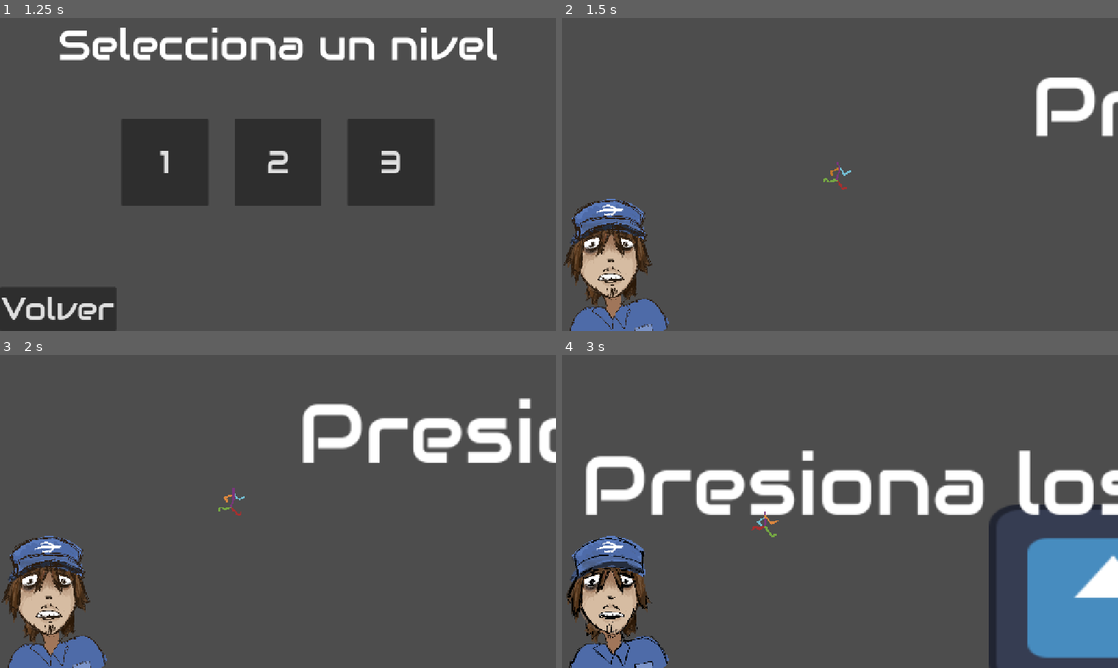
Above: before the commit, frames 1-4 (two rows, left to right).
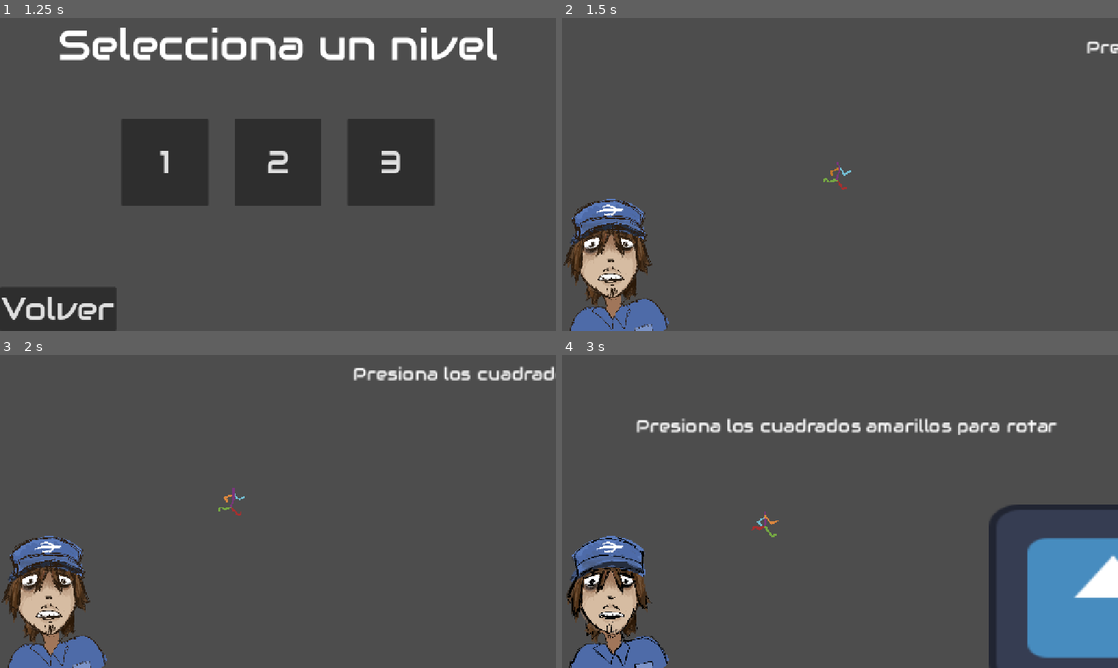
Above: after the commit, the same moments.

Repository: ActivePowah/ONIET-30-ODV
Game: Godot game, scene res://interfaz/menu.tscn
The game is run twice, just before and just after one commit, with the same random seed, the same clock (stepped at 60 frames per second) and the same inputs. The engine's default icon, where the game draws it, is replaced by a stand-in: a white triangle on a blue panel in a dark square. Sound files missing from this copy of the repository are replaced by a short silence.
Inputs (mouse positions are in pixels of both pictures, inside the frame that each line leads up to):
- Up to frame 1 (1.25 s): click "Jugar" at 0.5 s
- Up to frame 2 (1.5 s): click "1" at 1.25 s
- Up to frame 3 (2 s): no input
- Up to frame 4 (3 s): move the mouse to (962, 495) at 2.02 s; press the mouse at (962, 495) at 2.03 s; move the mouse to (728, 527) at 2.77 s; release the mouse at (728, 527) at 2.78 s; click (728, 527) at 2.85 s

Frame 1 is identical in both runs. In frame 2, 1.6% of the frame differs, in the area x 85-100%, y 7-38%; in frame 3, 5.1%; in frame 4, 9.9%, in the area x 4-100%, y 20-52%.

Commit message:
botones andan

Diff:
--- /dev/null
+++ b/interfaz/Nivel2.gd
@@ -0,0 +1,6 @@
+extends Button
+
+func _ready() -> void:
+	pressed.connect(func():
+		get_tree().change_scene_to_file("res://sistemas/overworld/nivel_2.tscn")
+		)
--- a/interfaz/selector_de_nivel.tscn
+++ b/interfaz/selector_de_nivel.tscn
@@ -3,6 +3,7 @@
 [ext_resource type="Theme" uid="uid://bao64fw2qf7ui" path="res://tema_principal.tres" id="1_moa8w"]
 [ext_resource type="Script" uid="uid://bgdeikxgxhh1g" path="res://interfaz/nivel_1.gd" id="2_bw4h4"]
 [ext_resource type="Script" uid="uid://b7grhsg5a1d83" path="res://interfaz/boton_volver.gd" id="2_f02h5"]
+[ext_resource type="Script" uid="uid://d2tpaejbojok2" path="res://interfaz/Nivel2.gd" id="3_apsk4"]
 
 [node name="CanvasLayer" type="CanvasLayer" unique_id=1076210625]
 
@@ -41,6 +42,7 @@
 custom_minimum_size = Vector2(200, 0)
 layout_mode = 2
 text = "2"
+script = ExtResource("3_apsk4")
 
 [node name="Button" type="Button" parent="VBoxContainer/HBoxContainer" unique_id=1512107191]
 custom_minimum_size = Vector2(200, 0)
--- a/sistemas/overworld/nivel_1.tscn
+++ b/sistemas/overworld/nivel_1.tscn
@@ -13,12 +13,8 @@
 [sub_resource type="RectangleShape2D" id="RectangleShape2D_hgbn4"]
 size = Vector2(1307, 275)
 
-[node name="Nivel1" type="Node2D" unique_id=1886793892 node_paths=PackedStringArray("spawn")]
+[node name="Nivel1" type="Node2D" unique_id=1886793892]
 script = ExtResource("1_xfh1s")
-spawn = NodePath("Marker2D")
-
-[node name="Marker2D" type="Marker2D" parent="." unique_id=1207990717]
-position = Vector2(-10, -182)
 
 [node name="StaticBody2D" type="StaticBody2D" parent="." unique_id=82479227]
 
@@ -57,10 +53,11 @@
 polygon = PackedVector2Array(937, -235, 971, -397, 737, -267, 528, -241, 707, -184)
 
 [node name="Label" type="Label" parent="." unique_id=385155061]
-offset_left = 274.0
-offset_top = -173.0
-offset_right = 663.0
-offset_bottom = -49.0
+offset_left = 338.0
+offset_top = -192.0
+offset_right = 2666.0
+offset_bottom = -68.0
+theme_override_font_sizes/font_size = 20
 text = "Presiona los cuadrados amarillos para rotar"
 
 [node name="CaraCanvas" parent="." unique_id=415942711 instance=ExtResource("3_hgbn4")]
--- a/sistemas/overworld/nivel_2.tscn
+++ b/sistemas/overworld/nivel_2.tscn
@@ -2,12 +2,13 @@
 
 [ext_resource type="Script" uid="uid://48stx56iqlx7" path="res://sistemas/overworld/nivel.gd" id="1_6vpx4"]
 [ext_resource type="Texture2D" uid="uid://u5xiuekvy5lp" path="res://assets/musica/icon.svg" id="2_2mna2"]
+[ext_resource type="PackedScene" uid="uid://bhb2vks51b4tk" path="res://sistemas/overworld/cara_canvas.tscn" id="3_4r6xa"]
+[ext_resource type="PackedScene" uid="uid://msqg6jg0oyxt" path="res://interfaz/efectos_agarrando.tscn" id="4_7egvg"]
+[ext_resource type="PackedScene" uid="uid://bqntfgk0smxuh" path="res://entidades/jugador/jugador.tscn" id="5_uejlf"]
 
 [node name="Nivel2" type="Node2D" unique_id=1886793892 node_paths=PackedStringArray("spawn")]
 script = ExtResource("1_6vpx4")
-spawn = NodePath("Marker2D")
-
-[node name="Marker2D" type="Marker2D" parent="." unique_id=1207990717]
+spawn = NodePath("")
 
 [node name="StaticBody2D" type="StaticBody2D" parent="." unique_id=82479227]
 
@@ -18,3 +19,15 @@
 [node name="Icon" type="Sprite2D" parent="." unique_id=181746568]
 position = Vector2(91, 88)
 texture = ExtResource("2_2mna2")
+
+[node name="CaraCanvas" parent="." unique_id=415942711 instance=ExtResource("3_4r6xa")]
+
+[node name="EffectosAgarrando" parent="." unique_id=756627589 instance=ExtResource("4_7egvg")]
+
+[node name="Jugador" parent="." unique_id=870915588 node_paths=PackedStringArray("camara") instance=ExtResource("5_uejlf")]
+position = Vector2(16, -96)
+camara = NodePath("Camera2D")
+
+[node name="Camera2D" type="Camera2D" parent="Jugador" unique_id=1842132714]
+zoom = Vector2(2, 2)
+position_smoothing_enabled = true
Not shown, added: interfaz/Nivel2.gd.uid
